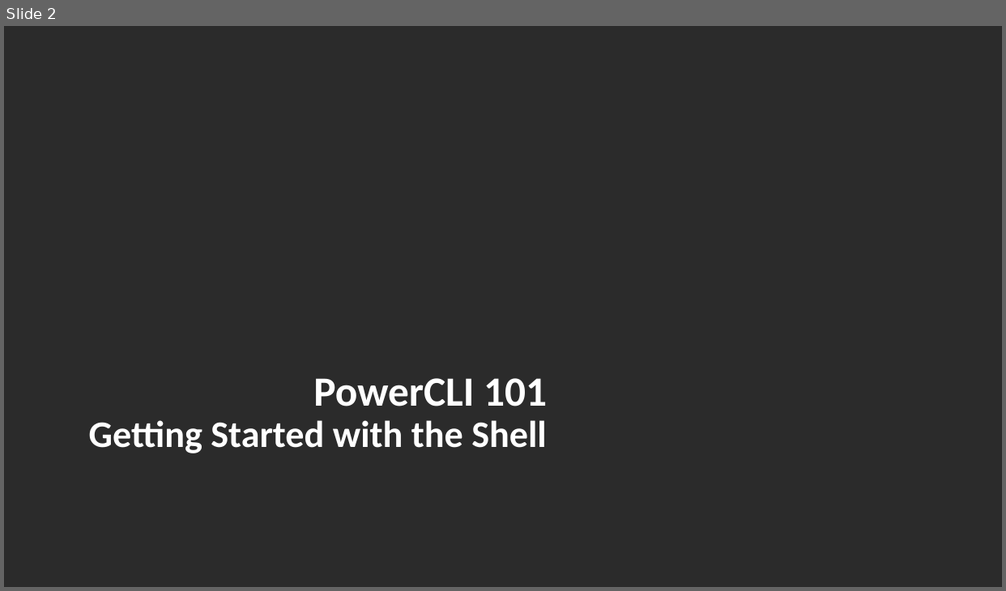
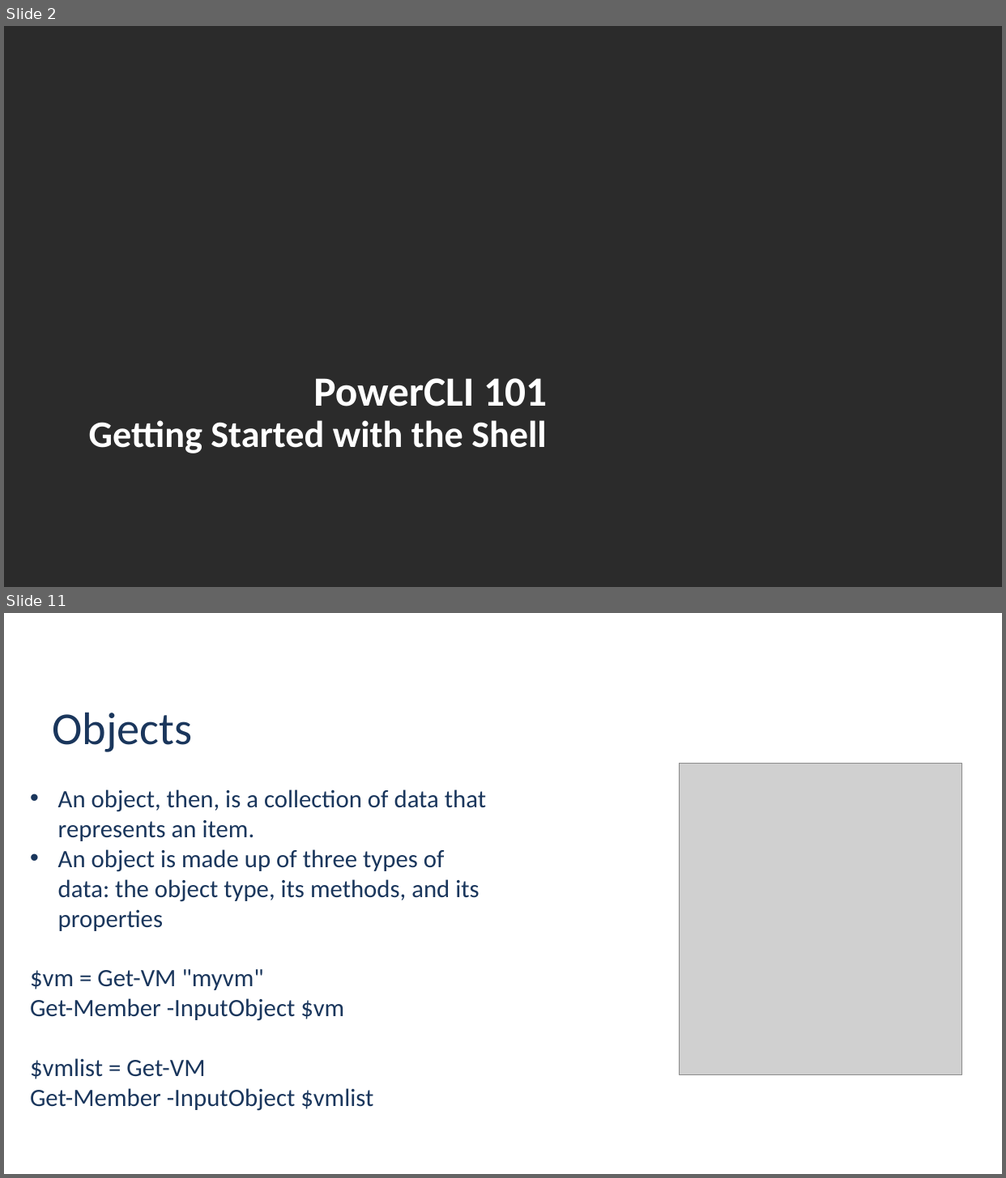
Before and after one commit to jpsider/Invoke-Automation, a slide deck: Powercli/PDX_VMUG_2023/UserCon-PPT-2023.pptx. Shown one above the other, each under a label of ours: slide 2 before the commit, slides 2 and 11 after it; the slides between them are not shown. The pictures are 1006x591 and 1006x1178 pixels, drawn with LibreOffice and Linux fonts; fonts in the diff are those of the drawing; grey boxes stand for pictures; background and template pictures are left out; a plain dark background stands for a picture behind light text. Boxes give left, top, right and bottom in pixels: in the first picture for what was removed or moved away, otherwise in the second. Text is boxed around its words. In the diff, an @@ line names an element or a change of style, - is before the commit and + after.

```diff
--- a/Powercli/PDX_VMUG_2023/UserCon-PPT-2023.pptx
+++ b/Powercli/PDX_VMUG_2023/UserCon-PPT-2023.pptx
@@ slide 11 added at (x1=4, y1=613, x2=1002, y2=1174), background picture (left out) @@
@@ title added at (x1=52, y1=712, x2=192, y2=752), 44 pt, text #1A365C @@
+Objects
@@ picture added at (x1=680, y1=764, x2=961, y2=1076) @@
@@ text added at (x1=30, y1=790, x2=486, y2=1111), 24 pt, text #1A365C @@
+• An object, then, is a collection of data that represents an item.
+• An object is made up of three types of data: the object type, its methods, and its properties
+$vm = Get-VM "myvm"
+Get-Member -InputObject $vm
+$vmlist = Get-VM
+Get-Member -InputObject $vmlist
```
Also in this commit, not shown: 11 slides changed, 2 other slides added, 3 slides removed, 1 other file.
